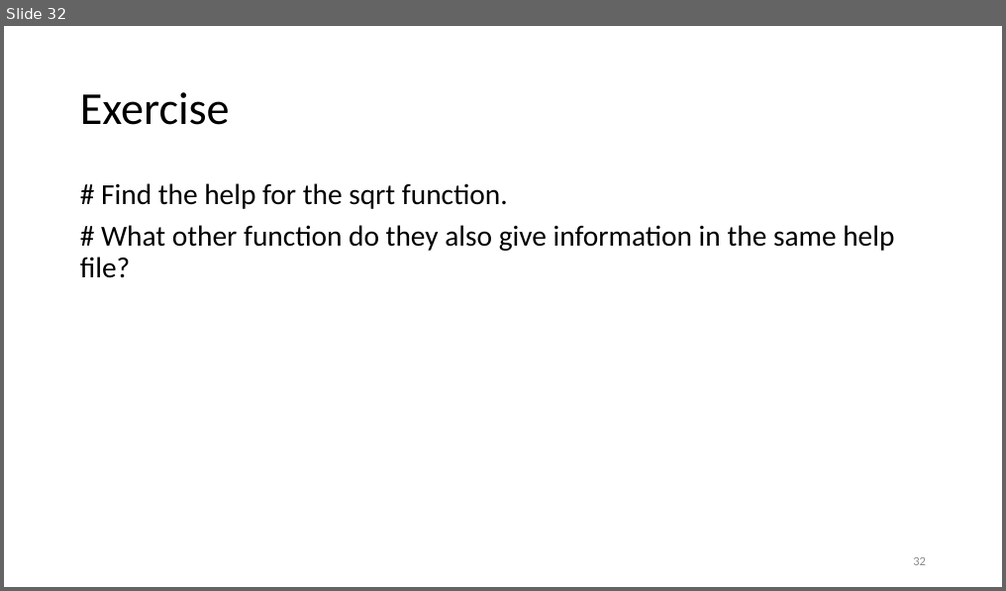
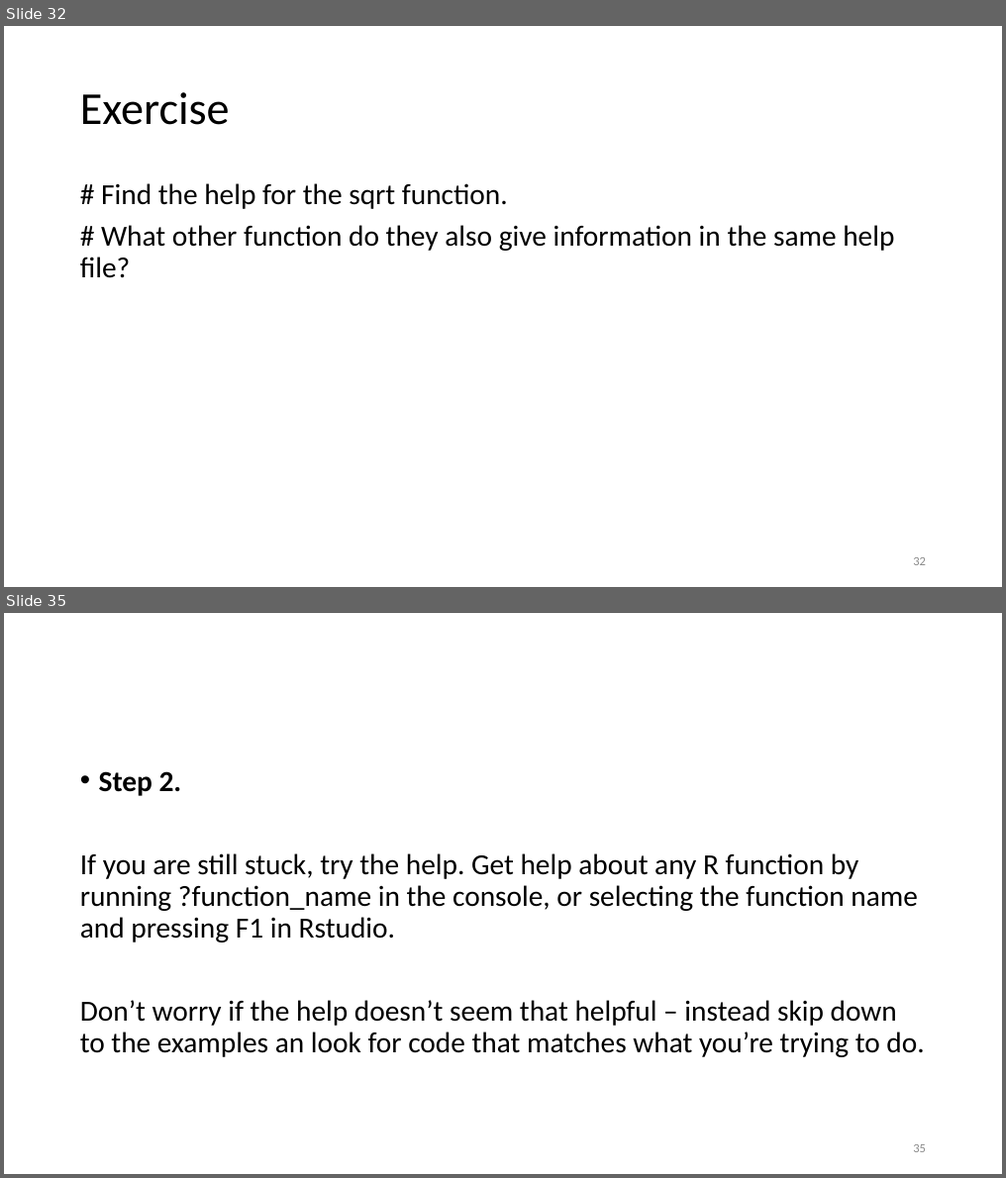
Before and after one commit to anhnguyendepocen/stat, a slide deck: lecture/intro-to-R_part4.pptx. Shown one above the other, each under a label of ours: slide 32 before the commit, slides 32 and 35 after it; the slides between them are not shown. The pictures are 1006x591 and 1006x1178 pixels, drawn with LibreOffice and Linux fonts; fonts in the diff are those of the drawing. Boxes give left, top, right and bottom in pixels: in the first picture for what was removed or moved away, otherwise in the second. Text is boxed around its words. In the diff, an @@ line names an element or a change of style, - is before the commit and + after.

```diff
--- a/lecture/intro-to-R_part4.pptx
+++ b/lecture/intro-to-R_part4.pptx
@@ slide 35 added at box(4, 613, 1002, 1174), background #FFFFFF @@
@@ text added at box(80, 771, 924, 1058), 28 pt, text #000000 @@
+• Step 2.
+If you are still stuck, try the help. Get help about any R function by running ?function_name in the console, or selecting the function name and pressing F1 in Rstudio.
+Don’t worry if the help doesn’t seem that helpful – instead skip down to the examples an look for code that matches what you’re trying to do.
@@ page number added at box(913, 1145, 926, 1153), 12 pt, text #8C8C8C @@
+35
```
Also in this commit, not shown: 3 other slides added, 3 other files.
